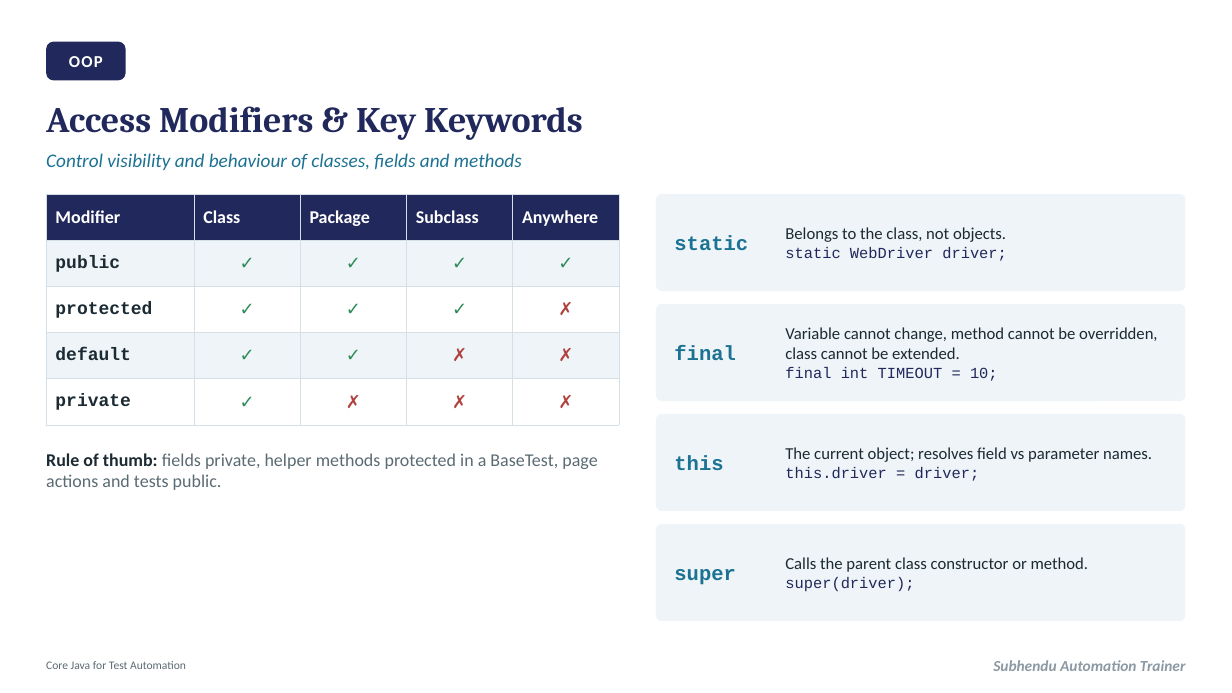
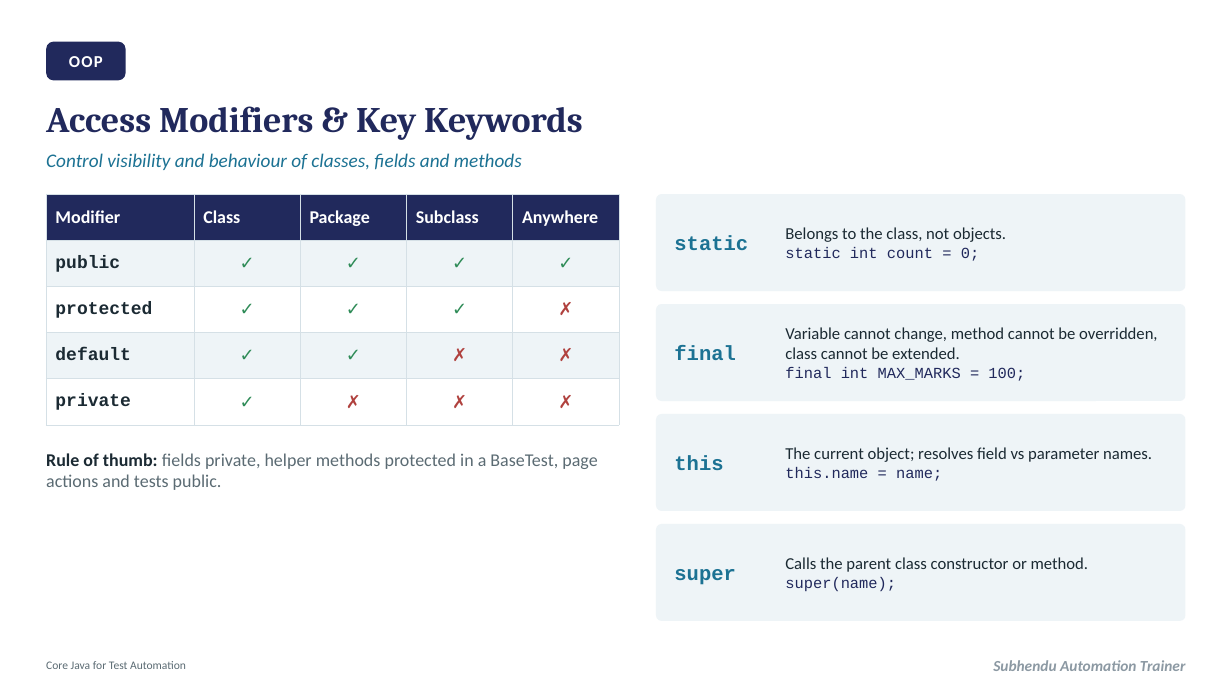
Before and after one commit to dassubhendu/api-automation-java-restassured, a slide deck: slide 22 of Docs/Core_Java_for_Test_Automation.pptx. Drawn at 1232x693 pixels with LibreOffice and Linux fonts; fonts in the diff are those of the drawing. Boxes give left, top, right and bottom in pixels: in the first picture for what was removed or moved away, otherwise in the second. Text is boxed around its words. In the diff, an @@ line names an element or a change of style, - is before the commit and + after.

```diff
--- a/Docs/Core_Java_for_Test_Automation.pptx
+++ b/Docs/Core_Java_for_Test_Automation.pptx
@@ text at [785, 247, 979, 261]: text changed @@
-static WebDriver driver;
+static int count = 0;
@@ text at [785, 367, 1025, 381]: text changed @@
-final int TIMEOUT = 10;
+final int MAX_MARKS = 100;
@@ text at [785, 467, 942, 481]: text changed @@
-this.driver = driver;
+this.name = name;
@@ text at [785, 577, 896, 591]: text changed @@
-super(driver);
+super(name);
```
Also in this commit, not shown: 5 other slides changed, 19 other files.
